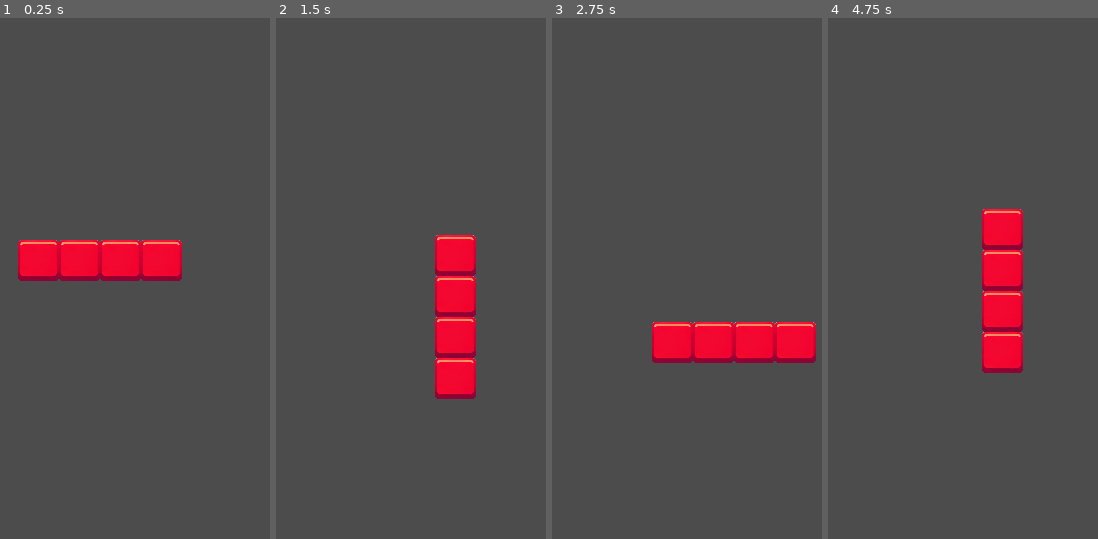
Above: before the commit, frames 1-4 (left to right).
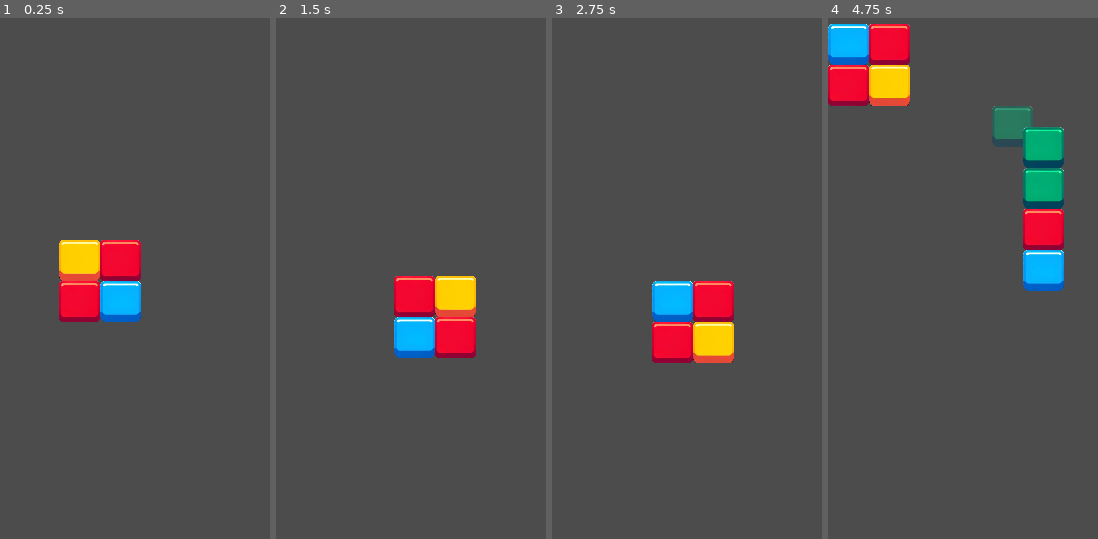
Above: after the commit, the same moments.

Repository: alexkorep-games/transmatrix
Game: Godot game, scene res://scenes/main/main.tscn
Two runs of this game, one before a commit and one after it. Both use one fixed random seed, a clock stepped at 60 frames per second and the inputs below.
Inputs (mouse positions are in pixels of both pictures, inside the frame that each line leads up to):
- Up to frame 1 (0.25 s): no input
- Up to frame 2 (1.5 s): tap Enter at 0.5 s; move the mouse to (535, 143) at 0.52 s; click (535, 143) at 0.67 s; tap Space at 1.25 s; drag from (384, 215) to (438, 325) at 1.27 s
- Up to frame 3 (2.75 s): move the mouse to (768, 18) at 2.02 s; click (768, 18) at 2.17 s
- Up to frame 4 (4.75 s): tap Enter at 2.75 s; drag from (990, 325) to (900, 70) at 2.77 s; move the mouse to (outside the picture) at 3.52 s; click (outside the picture) at 3.67 s; tap Space at 4.25 s; drag from (900, 70) to (outside the picture) at 4.27 s

The runs differ from the first frame. In frame 1, 5.9% of the frame differs, in the area x 6-68%, y 42-59%; in frame 2, 5.9%; in frame 3, 5.9%; in frame 4, 15%, in the area x 0-88%, y 1-69%.

Commit message:
Generate random shape

Diff:
--- a/src/scenes/current_shape/current_shape.gd
+++ b/src/scenes/current_shape/current_shape.gd
@@ -127,3 +127,18 @@
 func place():
 	emit_place_signal()
 	position = original_position
+
+func randomize(source_tilemaps):
+	clear()
+	# select random element from source_tilemaps array
+	var source_tilemap = source_tilemaps[randi() % source_tilemaps.size()]
+	# copy tile data from source_tilemap to this tilemap
+	for cell in source_tilemap.get_used_cells():
+			var cell_x = cell.x
+			var cell_y = cell.y
+			var tile_id = source_tilemap.get_cell(cell_x, cell_y)
+			if tile_id == -1:
+				continue
+			# Random between 0 and 3
+			var new_tile_id = randi() % 4
+			set_cell(cell_x, cell_y, new_tile_id)
--- a/src/scenes/main/main.gd
+++ b/src/scenes/main/main.gd
@@ -4,12 +4,16 @@
 
 # Called when the node enters the scene tree for the first time.
 func _ready():
-	pass
+	randomize_shape()
 
 # Called every frame. 'delta' is the elapsed time since the previous frame.
 #func _process(delta):
 #	pass
 
+func randomize_shape():
+	var current_shape = get_node("%CurrentShape")
+	var possible_shapes = get_node("%Shapes").get_children()
+	current_shape.randomize(possible_shapes)
 
 func _on_CurrentShape_drag(positions, tile_ids):
 	var field = get_node("%FieldTileMap")
@@ -52,6 +56,7 @@
 	field.remove_groups()
 	var preview_field = get_node("%PreviewTileMap")
 	preview_field.clear()
+	randomize_shape()
 
 
 func _on_CurrentShape_drag_release():
--- a/src/scenes/main/main.tscn
+++ b/src/scenes/main/main.tscn
@@ -119,6 +119,7 @@
 [node name="CurrentShape" parent="VBoxContainer/ShapesSource" instance=ExtResource( 2 )]
 
 [node name="Shapes" type="Node" parent="."]
+unique_name_in_owner = true
 
 [node name="I" type="TileMap" parent="Shapes"]
 visible = false
